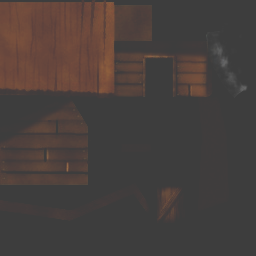
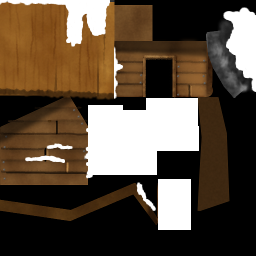
Layers edited between the first and the second 256×256 image:
added layer "Sichtbar#2" above "Sichtbar#1" over [0, 0, 256, 256]
hid "sat" over [0, 0, 256, 256]
hid "Hintergrund-Kopie" over [0, 0, 256, 256]
hid "Hintergrund" over [0, 0, 256, 256]
